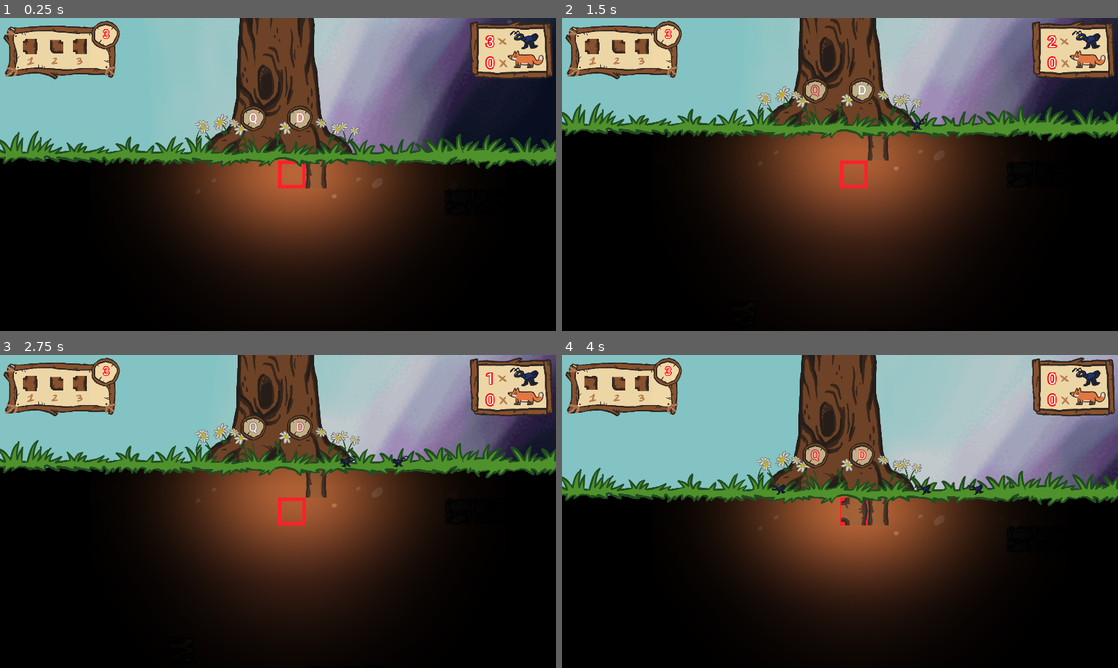
Above: before the commit, frames 1-4 (two rows, left to right).
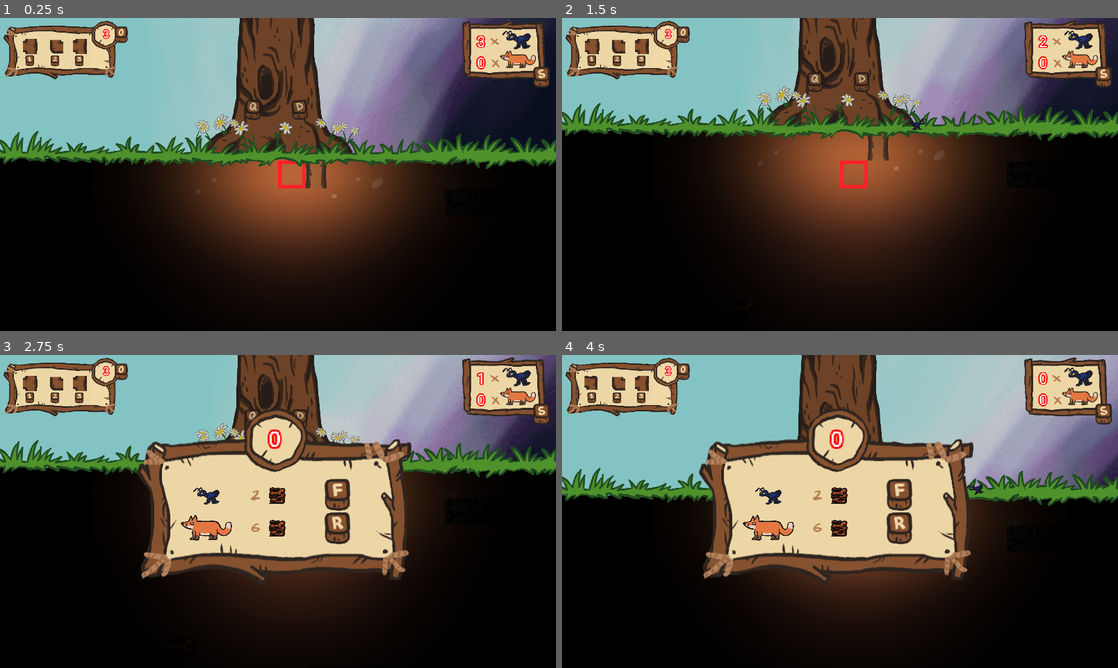
Above: after the commit, the same moments.

Repository: DEF-42/treeOfLife
Game: Godot game, scene res://Scenes/World.tscn
Two runs of this game, one before a commit and one after it. Both use one fixed random seed, a clock stepped at 60 frames per second and the inputs below.
Inputs:
- Up to frame 1 (0.25 s): no input
- Up to frame 2 (1.5 s): tap Enter (ui_accept) at 0.5, 0.6 s; hold D (spawn_ally_right) 0.53-1.28 s; tap S (open_shop, bound only after the commit) at 0.77, 1.07 s; tap F (buy_ants, bound only after the commit) at 0.8, 1.35 s; hold Down (ui_down) from 1.28 s (still down)
- Up to frame 3 (2.75 s): tap S (open_shop, bound only after the commit) at 1.52, 1.82, 2.3 s; tap R (buy_fox, bound only after the commit) at 1.55, 2.1 s; release Down (ui_down) at 2.03 s; hold D (spawn_ally_right) from 2.03 s (still down)
- Up to frame 4 (4 s): release D (spawn_ally_right) at 2.78 s; hold Up (ui_up) 2.78-3.53 s; tap S (open_shop, bound only after the commit) at 2.85, 3.02, 3.32, 3.77 s; tap Enter (ui_accept) at 3.05 s; hold A (spawn_ally_left) from 3.53 s (still down); tap Keypad 1 (first_root) at 3.6 s; tap F (buy_ants, bound only after the commit) at 3.8 s

The runs differ from the first frame. In frame 1, 2.6% of the frame differs, in the area x 4-100%, y 0-37%; in frame 2, 2.6%; in frame 3, 21%; in frame 4, 21%, in the area x 4-100%, y 0-72%.

Commit message:
fix UI & mix

Diff:
--- a/Autoloads/GameBus.gd
+++ b/Autoloads/GameBus.gd
@@ -10,6 +10,7 @@
 var resource_types = [ROCK, WATER, SEDIMENT, MUSHROOM, MAYA_PLATE]
 
 var available_ants: int = 3 setget set_available_ants, get_available_ants
+var available_fox: int = 0 setget set_available_fox, get_available_fox
 var can_create_root: bool = true setget set_can_create_root, get_can_create_root
 # True = Jour, False = Nuit
 var day_cycle_state: bool = true setget set_day_cycle_state, get_day_cycle_state
@@ -51,6 +52,12 @@
 func get_available_ants() -> int:
 	return available_ants
 
+func set_available_fox(val: int):
+	if val != available_fox:
+		available_fox = val
+func get_available_fox() -> int:
+	return available_fox
+
 func set_can_create_root(val: bool):
 	if val != can_create_root:
 		can_create_root = val
--- a/Scenes/UI/RootSelector.tscn
+++ b/Scenes/UI/RootSelector.tscn
@@ -8,6 +8,10 @@
 [ext_resource path="res://Assets/UI/1-2-3_selector.png" type="Texture" id=6]
 [ext_resource path="res://Assets/Roboto-Regular.ttf" type="DynamicFontData" id=7]
 [ext_resource path="res://Sounds/UI/refresh.wav" type="AudioStream" id=8]
+[ext_resource path="res://Assets/UI/Touches/k2.png" type="Texture" id=9]
+[ext_resource path="res://Assets/UI/Touches/k0.png" type="Texture" id=10]
+[ext_resource path="res://Assets/UI/Touches/k3.png" type="Texture" id=11]
+[ext_resource path="res://Assets/UI/Touches/k1.png" type="Texture" id=12]
 
 [sub_resource type="DynamicFont" id=1]
 size = 60
@@ -19,13 +23,33 @@
 position = Vector2( 52, 0 )
 z_index = 3
 script = ExtResource( 4 )
+__meta__ = {
+"_edit_horizontal_guides_": [ 201.0 ],
+"_edit_vertical_guides_": [ 148.0, 280.0, 408.0 ]
+}
 
 [node name="Sprite" type="Sprite" parent="."]
 position = Vector2( 267.919, 158 )
 scale = Vector2( 1.50812, 1.33962 )
 texture = ExtResource( 3 )
 
+[node name="K1" type="Sprite" parent="."]
+light_mask = 2
+position = Vector2( 96, 200 )
+texture = ExtResource( 12 )
+
+[node name="K2" type="Sprite" parent="."]
+light_mask = 2
+position = Vector2( 228, 201 )
+texture = ExtResource( 9 )
+
+[node name="K3" type="Sprite" parent="."]
+light_mask = 2
+position = Vector2( 355, 201 )
+texture = ExtResource( 11 )
+
 [node name="1-2-3Selector" type="Sprite" parent="."]
+visible = false
 position = Vector2( 226.5, 202.75 )
 scale = Vector2( 1.5, 1.5 )
 texture = ExtResource( 6 )
@@ -87,3 +111,9 @@
 
 [node name="RefreshRoots" type="AudioStreamPlayer" parent="."]
 stream = ExtResource( 8 )
+
+[node name="K0" type="Sprite" parent="."]
+light_mask = 2
+position = Vector2( 575, 65 )
+scale = Vector2( 1.5, 1.5 )
+texture = ExtResource( 10 )
--- a/Scenes/UI/UnitsManager.tscn
+++ b/Scenes/UI/UnitsManager.tscn
@@ -1,10 +1,11 @@
-[gd_scene load_steps=7 format=2]
+[gd_scene load_steps=8 format=2]
 
 [ext_resource path="res://Assets/Roboto-Regular.ttf" type="DynamicFontData" id=1]
 [ext_resource path="res://Assets/Outside/fourmi.png" type="Texture" id=2]
 [ext_resource path="res://Scripts/UI/UnitsManager.gd" type="Script" id=3]
 [ext_resource path="res://Assets/UI/ui.png" type="Texture" id=4]
 [ext_resource path="res://Assets/UI/ui_droite.png" type="Texture" id=5]
+[ext_resource path="res://Assets/UI/Touches/S.png" type="Texture" id=6]
 
 [sub_resource type="DynamicFont" id=1]
 size = 50
@@ -42,12 +43,12 @@
 anchor_top = 0.5
 anchor_right = 1.174
 anchor_bottom = 0.5
-margin_left = 69.0
+margin_left = 50.0
 margin_top = 51.0
-margin_right = 97.0
+margin_right = 106.0
 margin_bottom = 111.0
 custom_fonts/font = SubResource( 1 )
-text = "0"
+text = "10"
 align = 1
 __meta__ = {
 "_edit_use_anchors_": true
@@ -58,13 +59,19 @@
 anchor_top = 0.5
 anchor_right = 1.174
 anchor_bottom = 0.5
-margin_left = 69.0
+margin_left = 50.0
 margin_top = 123.0
-margin_right = 97.0
+margin_right = 106.0
 margin_bottom = 183.0
 custom_fonts/font = SubResource( 1 )
-text = "0"
+text = "10"
 align = 1
 __meta__ = {
 "_edit_use_anchors_": true
 }
+
+[node name="S" type="Sprite" parent="."]
+light_mask = 2
+position = Vector2( 284, 202 )
+scale = Vector2( 1.25, 1.25 )
+texture = ExtResource( 6 )
--- a/Scenes/UI/UnitsMarket.tscn
+++ b/Scenes/UI/UnitsMarket.tscn
@@ -1,28 +1,54 @@
-[gd_scene load_steps=6 format=2]
+[gd_scene load_steps=13 format=2]
 
 [ext_resource path="res://Assets/Outside/renard.png" type="Texture" id=1]
 [ext_resource path="res://Assets/Underground/sediment.png" type="Texture" id=2]
 [ext_resource path="res://Assets/UI/ui.png" type="Texture" id=3]
 [ext_resource path="res://Assets/Outside/fourmi.png" type="Texture" id=4]
 [ext_resource path="res://Assets/UI/round_ui.png" type="Texture" id=5]
+[ext_resource path="res://Assets/UI/Numbers/2.png" type="Texture" id=6]
+[ext_resource path="res://Assets/UI/Numbers/6.png" type="Texture" id=7]
+[ext_resource path="res://Scripts/UI/UnitsMarket.gd" type="Script" id=8]
+[ext_resource path="res://Assets/Roboto-Regular.ttf" type="DynamicFontData" id=9]
+[ext_resource path="res://Assets/UI/Touches/R.png" type="Texture" id=10]
+[ext_resource path="res://Assets/UI/Touches/F.png" type="Texture" id=11]
+
+[sub_resource type="DynamicFont" id=1]
+size = 38
+outline_size = 4
+outline_color = Color( 1, 0, 0, 1 )
+font_data = ExtResource( 9 )
 
 [node name="UnitsMarket" type="Node2D"]
 light_mask = 2
+script = ExtResource( 8 )
 __meta__ = {
 "_edit_horizontal_guides_": [ 134.0, 181.0 ],
-"_edit_vertical_guides_": [ 225.0 ]
+"_edit_vertical_guides_": [ 225.0, 193.0, 311.0 ]
 }
 
 [node name="Sprite" type="Sprite" parent="."]
 light_mask = 2
-position = Vector2( 23, 52 )
+position = Vector2( 22, 53 )
 texture = ExtResource( 3 )
 centered = false
 
 [node name="RoundUi" type="Sprite" parent="Sprite"]
+light_mask = 2
 position = Vector2( 200, 2 )
 scale = Vector2( 0.8, 0.8 )
 texture = ExtResource( 5 )
+
+[node name="SedimentsLabelNbr" type="Label" parent="Sprite/RoundUi"]
+margin_left = -43.75
+margin_top = -23.75
+margin_right = 40.25
+margin_bottom = 36.25
+custom_fonts/font = SubResource( 1 )
+text = "100"
+align = 1
+__meta__ = {
+"_edit_use_anchors_": true
+}
 
 [node name="Fourmi" type="Sprite" parent="Sprite"]
 light_mask = 2
@@ -37,11 +63,37 @@
 texture = ExtResource( 1 )
 
 [node name="Sediment" type="Sprite" parent="Sprite"]
+light_mask = 2
 position = Vector2( 202, 82 )
 scale = Vector2( 0.3, 0.3 )
 texture = ExtResource( 2 )
 
+[node name="1" type="Sprite" parent="Sprite/Sediment"]
+light_mask = 2
+position = Vector2( -103.333, -3.33334 )
+scale = Vector2( 2, 2 )
+texture = ExtResource( 6 )
+
 [node name="Sediment2" type="Sprite" parent="Sprite"]
+light_mask = 2
 position = Vector2( 202, 129 )
 scale = Vector2( 0.3, 0.3 )
 texture = ExtResource( 2 )
+
+[node name="5" type="Sprite" parent="Sprite/Sediment2"]
+light_mask = 2
+position = Vector2( -103.333, -3.33331 )
+scale = Vector2( 2, 2 )
+texture = ExtResource( 7 )
+
+[node name="F" type="Sprite" parent="Sprite"]
+light_mask = 2
+position = Vector2( 289, 81 )
+scale = Vector2( 0.8, 0.8 )
+texture = ExtResource( 11 )
+
+[node name="R" type="Sprite" parent="Sprite"]
+light_mask = 2
+position = Vector2( 289, 129 )
+scale = Vector2( 0.8, 0.8 )
+texture = ExtResource( 10 )
--- a/Scenes/World.tscn
+++ b/Scenes/World.tscn
@@ -7,14 +7,15 @@
 [ext_resource path="res://Scenes/Underground/Grid.tscn" type="PackedScene" id=5]
 [ext_resource path="res://Scripts/DayCycle.gd" type="Script" id=6]
 [ext_resource path="res://Scripts/Outside/EnemyLeftSpawner.gd" type="Script" id=7]
-[ext_resource path="res://Assets/Roboto-Regular.ttf" type="DynamicFontData" id=8]
 [ext_resource path="res://Scripts/Outside/AllySpawners.gd" type="Script" id=9]
 [ext_resource path="res://Scripts/OST.gd" type="Script" id=10]
 [ext_resource path="res://Scenes/UI/UnitsManager.tscn" type="PackedScene" id=11]
 [ext_resource path="res://Assets/Outside/full_light.png" type="Texture" id=12]
-[ext_resource path="res://Assets/UI/round_ui.png" type="Texture" id=13]
+[ext_resource path="res://Assets/UI/Touches/D.png" type="Texture" id=13]
 [ext_resource path="res://Sounds/foret_jour.mp3" type="AudioStream" id=14]
 [ext_resource path="res://Sounds/foret_nuit.mp3" type="AudioStream" id=15]
+[ext_resource path="res://Scenes/UI/UnitsMarket.tscn" type="PackedScene" id=16]
+[ext_resource path="res://Assets/UI/Touches/Q.png" type="Texture" id=17]
 
 [sub_resource type="Animation" id=1]
 resource_name = "DayCycleRotation"
@@ -65,16 +66,42 @@
 "values": [ 270.0 ]
 }
 
-[sub_resource type="DynamicFont" id=3]
-size = 36
-outline_size = 2
-outline_color = Color( 1, 0, 0, 1 )
-font_data = ExtResource( 8 )
+[sub_resource type="Animation" id=3]
+length = 0.001
+tracks/0/type = "value"
+tracks/0/path = NodePath(".:rotation_degrees")
+tracks/0/interp = 1
+tracks/0/loop_wrap = true
+tracks/0/imported = false
+tracks/0/enabled = true
+tracks/0/keys = {
+"times": PoolRealArray( 0 ),
+"transitions": PoolRealArray( 1 ),
+"update": 0,
+"values": [ 0.0 ]
+}
+
+[sub_resource type="Animation" id=4]
+resource_name = "flash"
+length = 0.6
+loop = true
+tracks/0/type = "value"
+tracks/0/path = NodePath(".:rotation_degrees")
+tracks/0/interp = 1
+tracks/0/loop_wrap = true
+tracks/0/imported = false
+tracks/0/enabled = true
+tracks/0/keys = {
+"times": PoolRealArray( 0, 0.1, 0.3, 0.5, 0.6 ),
+"transitions": PoolRealArray( 1, 1, 1, 1, 1 ),
+"update": 0,
+"values": [ 0.0, 15.5, 0.0, -15.5, 0.0 ]
+}
 
 [sub_resource type="Animation" id=5]
 length = 0.001
 tracks/0/type = "value"
-tracks/0/path = NodePath(".:custom_fonts/font:outline_color")
+tracks/0/path = NodePath(".:rotation_degrees")
 tracks/0/interp = 1
 tracks/0/loop_wrap = true
 tracks/0/imported = false
@@ -83,108 +110,52 @@
 "times": PoolRealArray( 0 ),
 "transitions": PoolRealArray( 1 ),
 "update": 0,
-"values": [ Color( 1, 0, 0, 1 ) ]
+"values": [ 0.0 ]
 }
 
 [sub_resource type="Animation" id=6]
 resource_name = "flash"
-length = 0.8
+length = 0.6
 loop = true
-step = 0.2
-tracks/0/type = "value"
-tracks/0/path = NodePath(".:custom_colors/font_outline_modulate")
-tracks/0/interp = 1
-tracks/0/loop_wrap = true
-tracks/0/imported = false
-tracks/0/enabled = false
-tracks/0/keys = {
-"times": PoolRealArray(  ),
-"transitions": PoolRealArray(  ),
-"update": 1,
-"values": [  ]
-}
-tracks/1/type = "value"
-tracks/1/path = NodePath(".:custom_fonts/font:outline_color")
-tracks/1/interp = 1
-tracks/1/loop_wrap = true
-tracks/1/imported = false
-tracks/1/enabled = true
-tracks/1/keys = {
-"times": PoolRealArray( 0, 0.4, 0.8 ),
-"transitions": PoolRealArray( 1, 1, 1 ),
-"update": 0,
-"values": [ Color( 1, 0, 0, 1 ), Color( 1, 1, 1, 1 ), Color( 1, 0, 0, 1 ) ]
-}
-
-[sub_resource type="DynamicFont" id=4]
-size = 36
-outline_size = 2
-outline_color = Color( 1, 0, 0, 1 )
-font_data = ExtResource( 8 )
-
-[sub_resource type="Animation" id=7]
-length = 0.001
-tracks/0/type = "value"
-tracks/0/path = NodePath(".:custom_fonts/font:outline_color")
-tracks/0/interp = 1
-tracks/0/loop_wrap = true
-tracks/0/imported = false
-tracks/0/enabled = true
-tracks/0/keys = {
-"times": PoolRealArray( 0 ),
-"transitions": PoolRealArray( 1 ),
-"update": 0,
-"values": [ Color( 1, 0, 0, 1 ) ]
-}
-
-[sub_resource type="Animation" id=8]
-resource_name = "flash"
-loop = true
-step = 0.25
-tracks/0/type = "value"
-tracks/0/path = NodePath(".:custom_colors/font_outline_modulate")
-tracks/0/interp = 1
-tracks/0/loop_wrap = true
-tracks/0/imported = false
-tracks/0/enabled = false
-tracks/0/keys = {
-"times": PoolRealArray(  ),
-"transitions": PoolRealArray(  ),
-"update": 1,
-"values": [  ]
-}
-tracks/1/type = "value"
-tracks/1/path = NodePath(".:custom_fonts/font:outline_color")
-tracks/1/interp = 1
-tracks/1/loop_wrap = true
-tracks/1/imported = false
-tracks/1/enabled = true
-tracks/1/keys = {
-"times": PoolRealArray( 0, 0.5, 1 ),
-"transitions": PoolRealArray( 1, 1, 1 ),
-"update": 0,
-"values": [ Color( 1, 0, 0, 1 ), Color( 1, 1, 1, 1 ), Color( 1, 0, 0, 1 ) ]
+tracks/0/type = "value"
+tracks/0/path = NodePath(".:rotation_degrees")
+tracks/0/interp = 1
+tracks/0/loop_wrap = true
+tracks/0/imported = false
+tracks/0/enabled = true
+tracks/0/keys = {
+"times": PoolRealArray( 0, 0.1, 0.3, 0.5, 0.6 ),
+"transitions": PoolRealArray( 1, 1, 1, 1, 1 ),
+"update": 0,
+"values": [ 0.0, -15.5, 0.0, 15.5, 0.0 ]
 }
 
 [node name="World" type="Node2D"]
 script = ExtResource( 1 )
 __meta__ = {
-"_edit_horizontal_guides_": [ 90.0, 176.0, 9.0, 187.0 ]
+"_edit_horizontal_guides_": [ 90.0, 176.0, 9.0, 187.0 ],
+"_edit_vertical_guides_": [ 799.0 ]
 }
 
 [node name="UIContainer" type="CanvasLayer" parent="."]
+
+[node name="UnitsManager" parent="UIContainer" instance=ExtResource( 11 )]
+light_mask = 2
+position = Vector2( 1318, -1 )
+scale = Vector2( 0.85, 0.85 )
 
 [node name="RootSelector" parent="UIContainer" instance=ExtResource( 4 )]
 light_mask = 2
 position = Vector2( 33, 13 )
 scale = Vector2( 0.55, 0.55 )
 
+[node name="UnitsMarket" parent="UIContainer" instance=ExtResource( 16 )]
+visible = false
+position = Vector2( 350, 135 )
+scale = Vector2( 2, 2 )
+
 [node name="CanvasLayer" type="CanvasLayer" parent="."]
-
-[node name="UnitsManager" parent="CanvasLayer" instance=ExtResource( 11 )]
-light_mask = 2
-position = Vector2( 1340, -1 )
-scale = Vector2( 0.85, 0.85 )
+visible = false
 
 [node name="DayCycle" type="Sprite" parent="."]
 light_mask = 2
@@ -226,47 +197,21 @@
 
 [node name="Sprite" type="Sprite" parent="AllySpawners"]
 light_mask = 2
-position = Vector2( 729, 379 )
-scale = Vector2( 0.65, 0.65 )
+position = Vector2( 729, 355 )
+texture = ExtResource( 17 )
+
+[node name="AnimationPlayer" type="AnimationPlayer" parent="AllySpawners/Sprite"]
+anims/RESET = SubResource( 3 )
+anims/flash = SubResource( 4 )
+
+[node name="Sprite2" type="Sprite" parent="AllySpawners"]
+light_mask = 2
+position = Vector2( 863, 355 )
 texture = ExtResource( 13 )
 
-[node name="Sprite2" type="Sprite" parent="AllySpawners"]
-light_mask = 2
-position = Vector2( 863, 379 )
-scale = Vector2( 0.65, 0.65 )
-texture = ExtResource( 13 )
-
-[node name="SpawnQLabel" type="Label" parent="AllySpawners"]
-margin_left = 709.0
-margin_top = 356.0
-margin_right = 749.0
-margin_bottom = 385.0
-custom_fonts/font = SubResource( 3 )
-text = "Q"
-align = 1
-__meta__ = {
-"_edit_use_anchors_": true
-}
-
-[node name="AnimationPlayer" type="AnimationPlayer" parent="AllySpawners/SpawnQLabel"]
+[node name="AnimationPlayer" type="AnimationPlayer" parent="AllySpawners/Sprite2"]
 anims/RESET = SubResource( 5 )
 anims/flash = SubResource( 6 )
-
-[node name="SpawnDLabel" type="Label" parent="AllySpawners"]
-margin_left = 845.0
-margin_top = 356.0
-margin_right = 885.0
-margin_bottom = 385.0
-custom_fonts/font = SubResource( 4 )
-text = "D"
-align = 1
-__meta__ = {
-"_edit_use_anchors_": true
-}
-
-[node name="AnimationPlayer" type="AnimationPlayer" parent="AllySpawners/SpawnDLabel"]
-anims/RESET = SubResource( 7 )
-anims/flash = SubResource( 8 )
 
 [node name="EnemySpawners" type="Node2D" parent="."]
 z_index = 2
--- a/Scripts/Outside/AllySpawners.gd
+++ b/Scripts/Outside/AllySpawners.gd
@@ -5,8 +5,8 @@
 
 
 func _ready():
-	$SpawnQLabel/AnimationPlayer.play("flash")
-	$SpawnDLabel/AnimationPlayer.play("flash")
+	$Sprite/AnimationPlayer.play("flash")
+	$Sprite2/AnimationPlayer.play("flash")
 	EVENTS.connect("activate_ally_spawner", self, "_on_activate_ally_spawner")
 	EVENTS.connect("kill_ally", self, "_on_kill_ally")
 
--- a/Scripts/UI/UnitsManager.gd
+++ b/Scripts/UI/UnitsManager.gd
@@ -3,3 +3,4 @@
 
 func _process(delta):
 	$FourmisNbrLabel.set_text(str(GAME.get_available_ants()))
+	$RenardsNbrLabel.set_text(str(GAME.get_available_fox()))
--- /dev/null
+++ b/Scripts/UI/UnitsMarket.gd
@@ -0,0 +1,12 @@
+extends Node2D
+
+
+func _process(delta):
+	$Sprite/RoundUi/SedimentsLabelNbr.set_text(str(GAME.get_tree_xp()))
+	if GAME.get_tree_xp() > 0:
+		if Input.is_action_just_pressed("buy_ants"):
+			GAME.set_tree_xp(GAME.get_tree_xp() - 2)
+			GAME.set_available_ants(GAME.get_available_ants() + 1)
+		if Input.is_action_just_pressed("buy_fox"):
+			GAME.set_tree_xp(GAME.get_tree_xp() - 6)
+			GAME.set_available_fox(GAME.get_available_fox() + 1)
--- a/Scripts/World.gd
+++ b/Scripts/World.gd
@@ -27,6 +27,8 @@
 		EVENTS.emit_signal("activate_ally_spawner", $AllySpawners/AllyLeftSpawner)
 	if Input.is_action_just_pressed("spawn_ally_right"):
 		EVENTS.emit_signal("activate_ally_spawner", $AllySpawners/AllyRightSpawner)
+	if Input.is_action_just_pressed("open_shop"):
+		$UIContainer/UnitsMarket.set_visible(!$UIContainer/UnitsMarket.visible)
 
 
 func _createEnemyInstance():
--- a/project.godot
+++ b/project.godot
@@ -88,6 +88,21 @@
 "events": [ Object(InputEventKey,"resource_local_to_scene":false,"resource_name":"","device":0,"alt":false,"shift":false,"control":false,"meta":false,"command":false,"pressed":false,"scancode":0,"physical_scancode":65,"unicode":0,"echo":false,"script":null)
  ]
 }
+open_shop={
+"deadzone": 0.5,
+"events": [ Object(InputEventKey,"resource_local_to_scene":false,"resource_name":"","device":0,"alt":false,"shift":false,"control":false,"meta":false,"command":false,"pressed":false,"scancode":0,"physical_scancode":83,"unicode":0,"echo":false,"script":null)
+ ]
+}
+buy_ants={
+"deadzone": 0.5,
+"events": [ Object(InputEventKey,"resource_local_to_scene":false,"resource_name":"","device":0,"alt":false,"shift":false,"control":false,"meta":false,"command":false,"pressed":false,"scancode":0,"physical_scancode":70,"unicode":0,"echo":false,"script":null)
+ ]
+}
+buy_fox={
+"deadzone": 0.5,
+"events": [ Object(InputEventKey,"resource_local_to_scene":false,"resource_name":"","device":0,"alt":false,"shift":false,"control":false,"meta":false,"command":false,"pressed":false,"scancode":0,"physical_scancode":82,"unicode":0,"echo":false,"script":null)
+ ]
+}
 
 [physics]
 
Binary file added: Assets/UI/Numbers/0.png
Not shown, added: Assets/UI/Numbers/0.png.import
Binary file added: Assets/UI/Numbers/1.png
Not shown, added: Assets/UI/Numbers/1.png.import
Binary file added: Assets/UI/Numbers/2.png
Not shown, added: Assets/UI/Numbers/2.png.import
Binary file added: Assets/UI/Numbers/3.png
Not shown, added: Assets/UI/Numbers/3.png.import
Binary file added: Assets/UI/Numbers/4.png
Not shown, added: Assets/UI/Numbers/4.png.import
Binary file added: Assets/UI/Numbers/5.png
Not shown, added: Assets/UI/Numbers/5.png.import
(and 28 more such lines)
